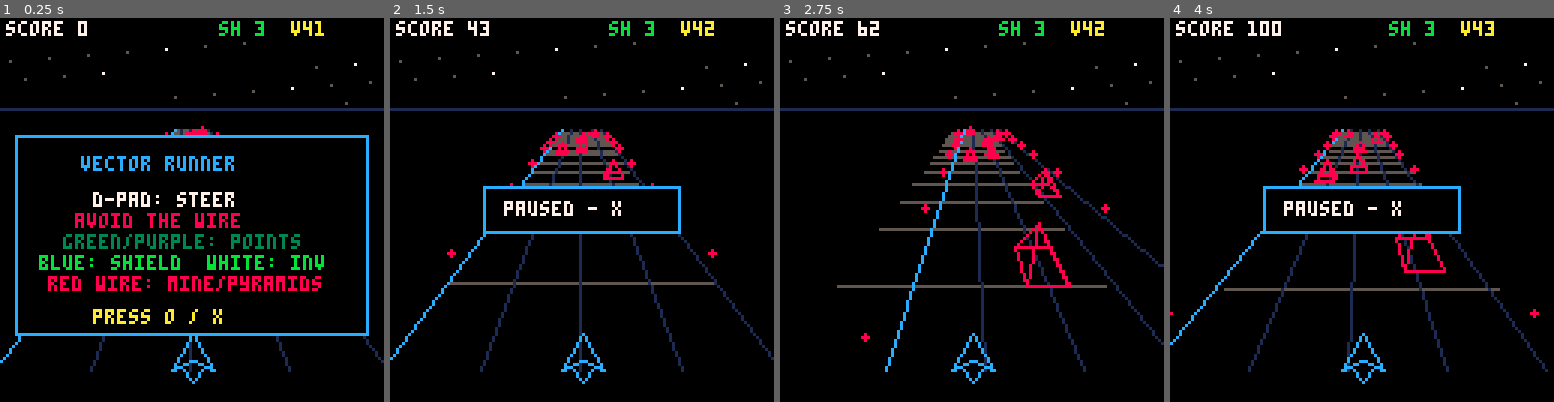
Above: before the commit, frames 1-4 (left to right).
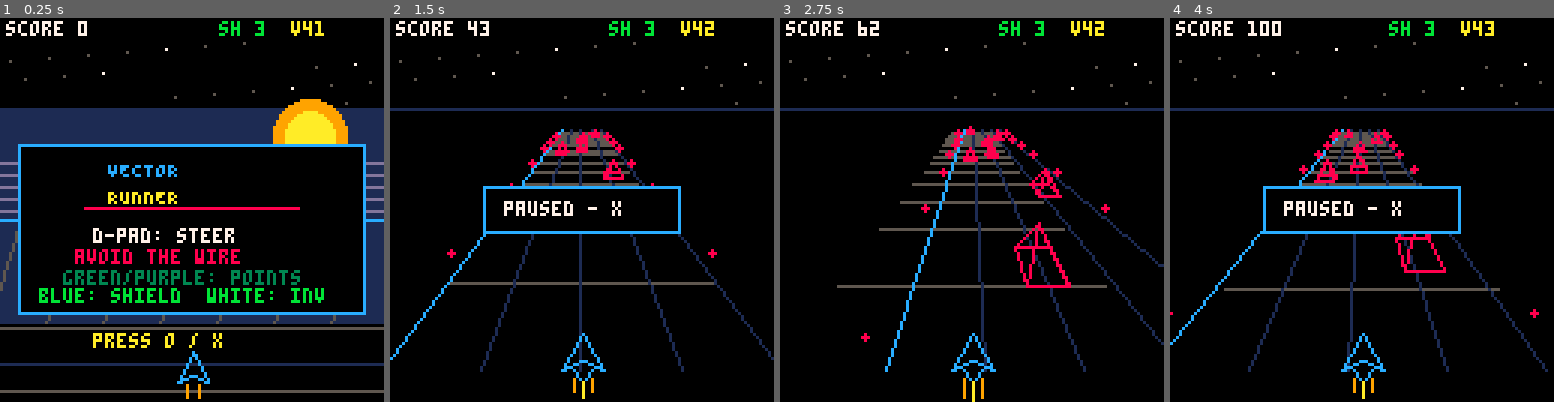
Above: after the commit, the same moments.

Repository: cam1se/vector-runner-pico8
Game: PICO-8 cartridge vector_runner_pico8.p8
The game is run twice, just before and just after one commit, with the same random seed, the same clock (stepped at 60 frames per second) and the same inputs.
Inputs:
- Up to frame 1 (0.25 s): no input
- Up to frame 2 (1.5 s): tap O (Z key) at 0.33, 0.7, 1.43 s; tap X (X key) at 1.07 s
- Up to frame 3 (2.75 s): hold Left 1.97-2.37 s; tap X (X key) at 2.07, 2.4, 2.73 s; tap O (Z key) at 2.22 s
- Up to frame 4 (4 s): hold Right 2.87-3.53 s; tap X (X key) at 3.07, 3.4, 3.73 s; tap O (Z key) at 3.1, 3.98 s

The runs differ from the first frame. In frame 1, 31% of the frame differs, in the area x 0-100%, y 21-100%; in frame 2, 0.1%; in frame 3, 0.1%; in frame 4, 0.1%.

Commit message:
feat(game): add neon launch artwork
Add original title-scene vector art and animated runner exhaust while preserving the cartridge-only asset workflow.

Diff:
--- a/vector_runner_pico8.p8
+++ b/vector_runner_pico8.p8
@@ -279,6 +279,11 @@
  line(x,y+2,x-7,y+5,c)
  line(x-4,y+4,x,y+9,c)
  line(x,y+9,x+4,y+4,c)
+ -- animated exhaust keeps the runner readable at handheld scale
+ local flame=4+(flr(dist)%3)
+ line(x-3,y+8,x-3,y+flame+8,9)
+ line(x+3,y+8,x+3,y+flame+8,9)
+ if flr(dist)%2==0 then line(x,y+9,x,y+flame+10,10) end
 end
 
 function hud()
@@ -291,15 +296,34 @@
 end
 
 function title()
- rectfill(5,39,122,105,0)
- rect(5,39,122,105,12)
- print("vector runner",27,46,12)
- print("d-pad: steer",31,58,7)
- print("avoid the wire",25,65,8)
- print("green/purple: points",21,72,3)
- print("blue: shield  white: inv",13,79,11)
- print("red wire: mine/pyramids",16,86,8)
- print("press o / x",31,97,10)
+ -- original neon launch tableau, drawn only with PICO-8 primitives
+ rectfill(0,31,127,127,1)
+ circfill(103,39,12,9)
+ circfill(103,39,8,10)
+ for y=48,64,4 do line(0,y,127,y,13) end
+ for x=7,121,19 do line(x,66,x-12,105,5) end
+ line(0,67,127,67,12)
+ rectfill(0,102,127,127,0)
+ line(0,103,127,103,5)
+ line(0,115,127,115,1)
+ line(0,124,127,124,5)
+ rectfill(6,42,121,98,0)
+ rect(6,42,121,98,12)
+ print("VECTOR",36,48,12)
+ print("RUNNER",36,57,10)
+ line(28,63,99,63,8)
+ print("d-pad: steer",31,70,7)
+ print("avoid the wire",25,77,8)
+ print("green/purple: points",21,84,3)
+ print("blue: shield  white: inv",13,90,11)
+ print("press o / x",31,105,10)
+ -- small launch ship / beacon below the card
+ line(64,111,59,121,12)
+ line(64,111,69,121,12)
+ line(59,121,64,119,12)
+ line(69,121,64,119,12)
+ line(62,122,62,126,9)
+ line(66,122,66,126,9)
 end
 
 function paused()
